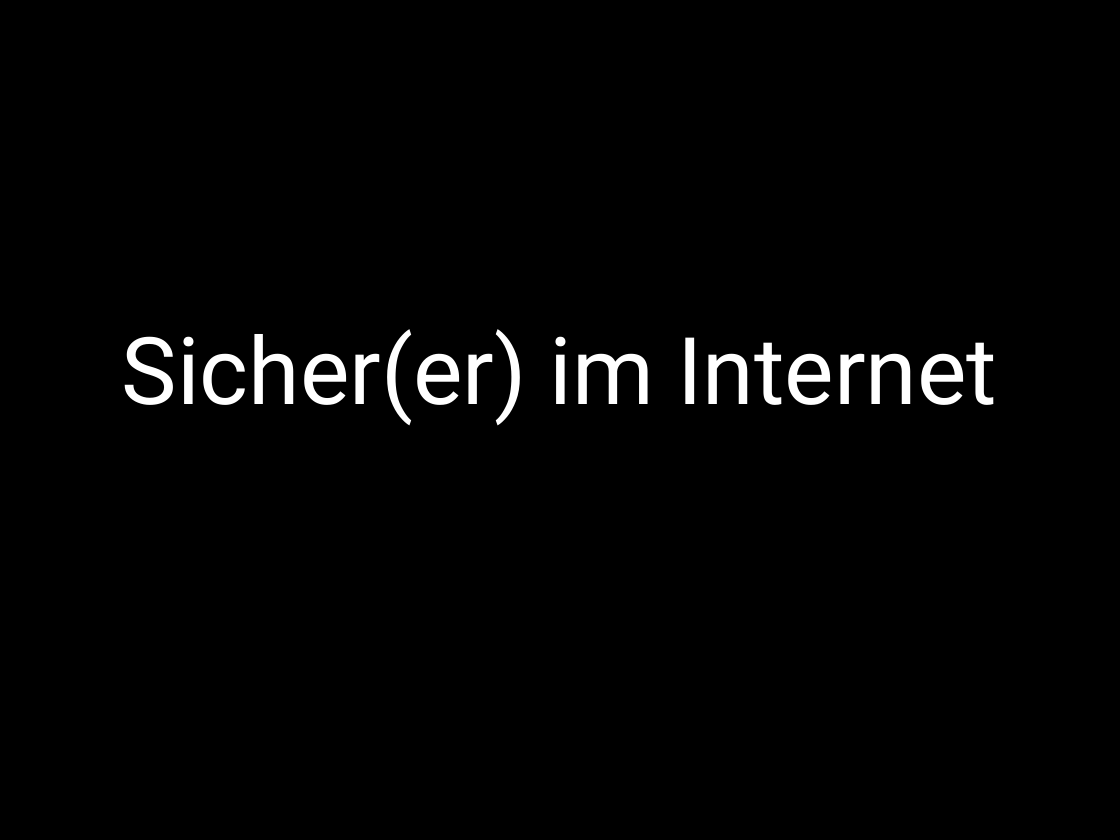
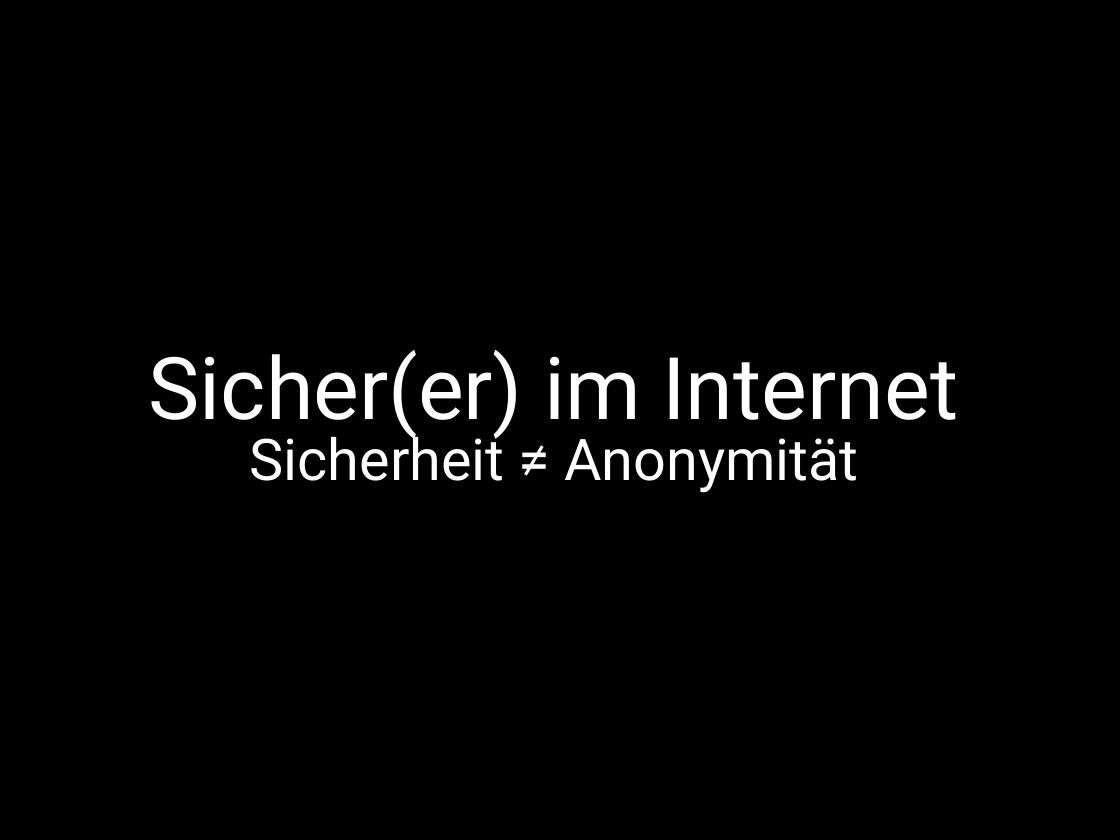
Before and after one commit to flipdot/cryptoparty, a slide deck: slide 18 of cryptoparty.odp (slide 16 before the commit). Drawn at 1120x840 pixels with LibreOffice and Linux fonts; fonts in the diff are those of the drawing. Boxes give left, top, right and bottom in pixels: in the first picture for what was removed or moved away, otherwise in the second. Text is boxed around its words. In the diff, an @@ line names an element or a change of style, - is before the commit and + after.

```diff
--- a/cryptoparty.odp
+++ b/cryptoparty.odp
@@ title at (149,350,958,493): text changed; size 60 to 37 pt @@
-Sicher(er) im Internet
+Sicher(er) im Internet
+Sicherheit ≠ Anonymität
```
Also in this commit, not shown: 3 other slides changed, 4 slides added, 3 slides removed, 28 other files.
